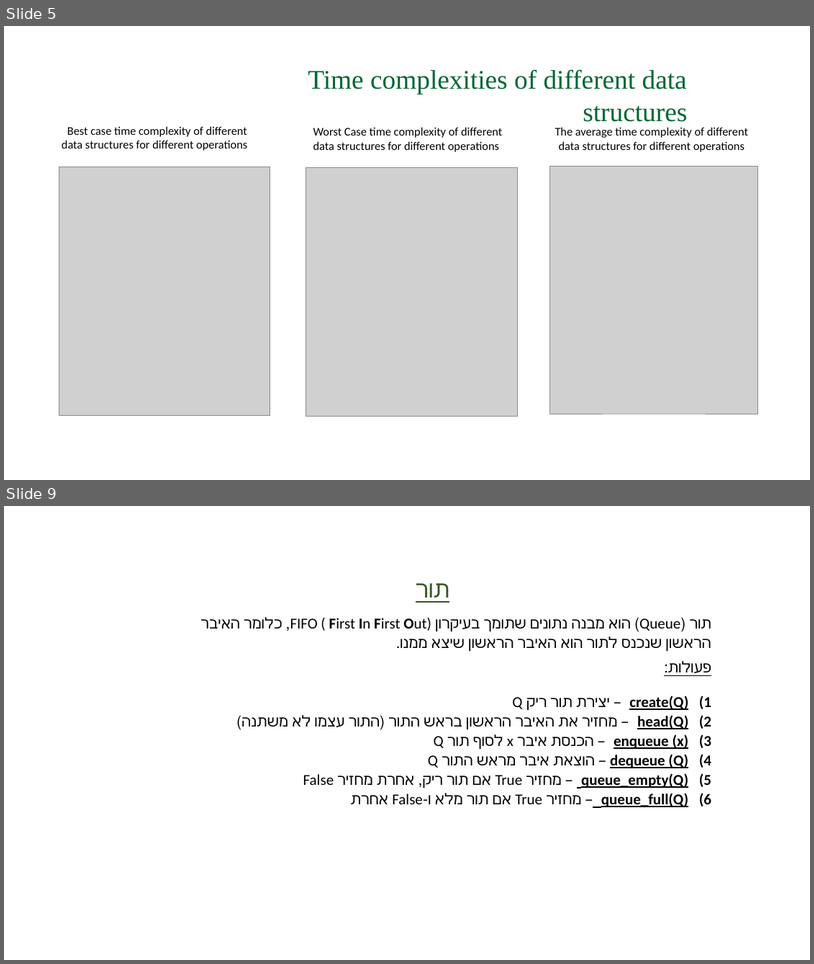
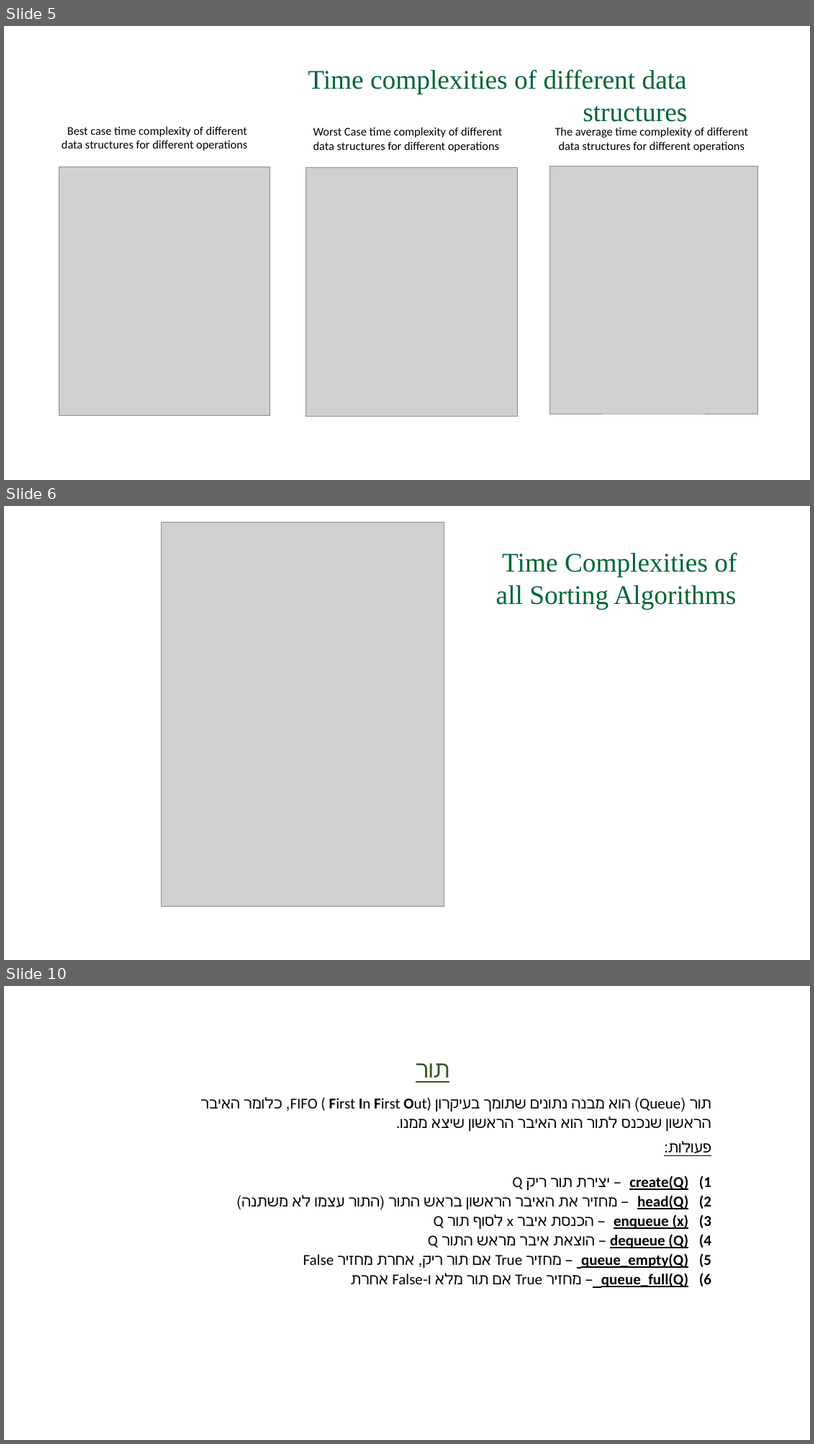
Before and after one commit to GenadyKogan/Data-Structures, a slide deck: queue-and-stack-04/תרגול 4.pptx. Shown one above the other, each under a label of ours: slides 5 and 9 before the commit, slides 5, 6 and 10 after it; the slides between them are not shown. The pictures are 814x964 and 814x1444 pixels, drawn with LibreOffice and Linux fonts; fonts in the diff are those of the drawing; grey boxes stand for pictures; background and template pictures are left out. Boxes give left, top, right and bottom in pixels: in the first picture for what was removed or moved away, otherwise in the second. Text is boxed around its words. In the diff, an @@ line names an element or a change of style, - is before the commit and + after.

```diff
--- a/queue-and-stack-04/תרגול 4.pptx
+++ b/queue-and-stack-04/תרגול 4.pptx
@@ slide 6 added at [4,506,810,960], background picture (left out) @@
@@ picture added at [162,523,445,906] @@
@@ text added at [496,552,737,609], 32 pt, text #006633 @@
+Time Complexities of
+all Sorting Algorithms
@@ what was slide 9 is now slide 10 @@
```
Also in this commit, not shown: 6 slides changed, 1 other slide added, 19 other files.
